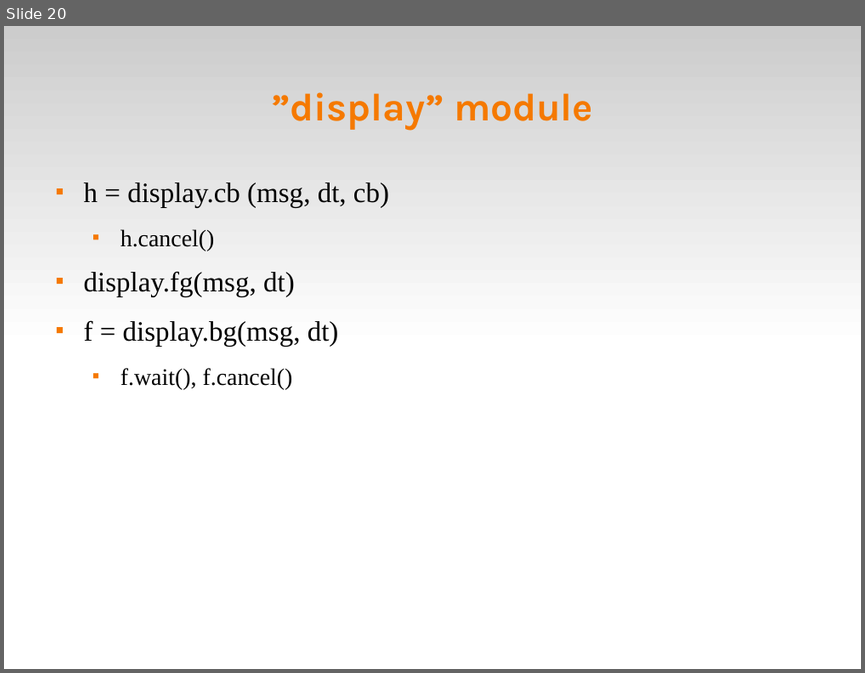
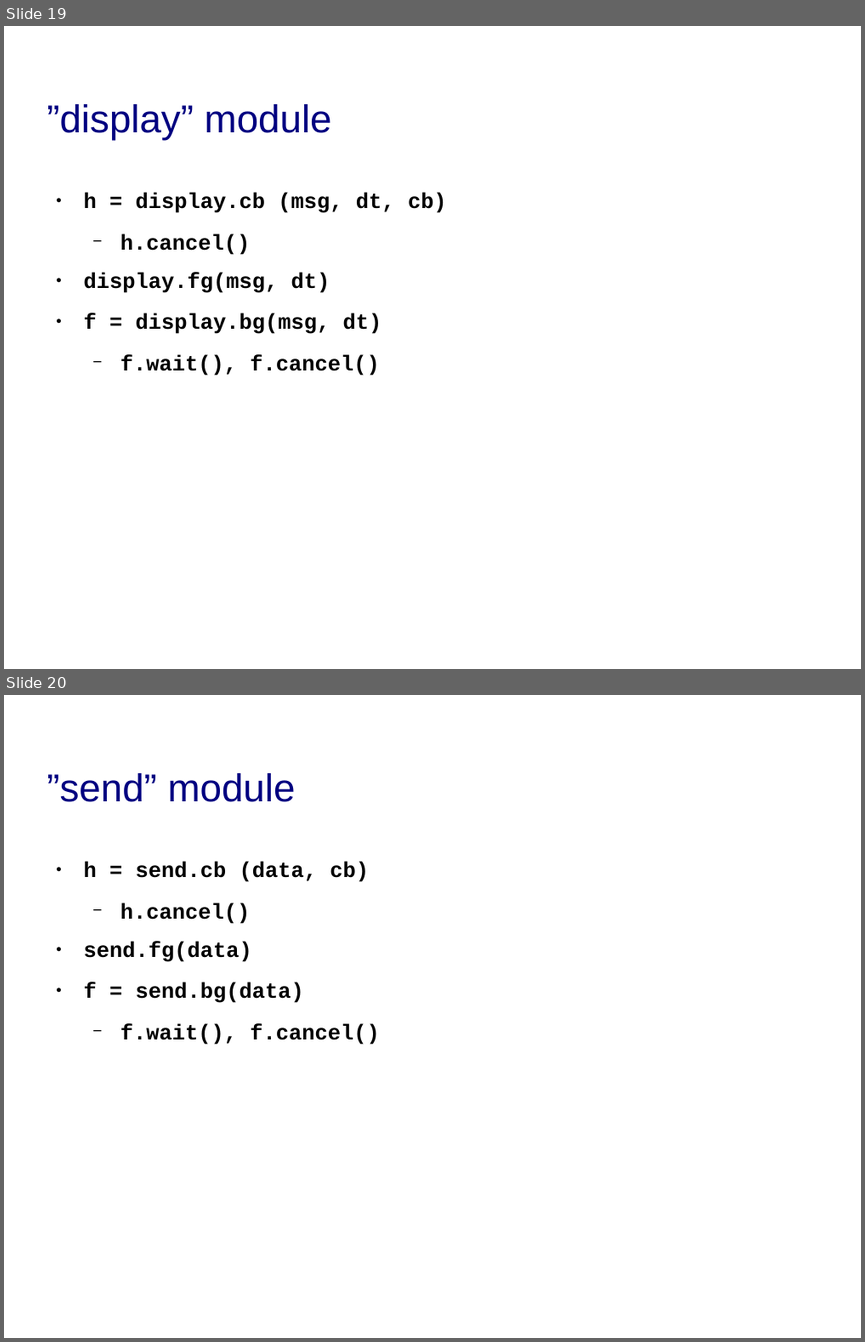
Before and after one commit to fsantanna/events, a slide deck: evt.odp. Shown one above the other, each under a label of ours: slide 20 before the commit, slides 19 and 20 after it. The pictures are 865x673 and 865x1342 pixels, drawn with LibreOffice and Linux fonts; fonts in the diff are those of the drawing; background and template pictures are left out. Boxes give left, top, right and bottom in pixels: in the first picture for what was removed or moved away, otherwise in the second. Text is boxed around its words. In the diff, an @@ line names an element or a change of style, - is before the commit and + after.

```diff
--- a/evt.odp
+++ b/evt.odp
@@ slide 20 added at <box>4,695,861,1338</box>, background #FFFFFF @@
@@ title added at <box>46,773,296,802</box>, 36 pt, text #000080 @@
+”send” module
@@ text added at <box>84,862,380,1044</box>, 20 pt, text #000000, bold @@
+● h = send.cb (data, cb)
+  − h.cancel()
+● send.fg(data)
+● f = send.bg(data)
+  − f.wait(), f.cancel()
@@ what was slide 20 is now slide 19 @@
@@ slide 19 changed as well @@
@@ rectangle removed at <box>4,26,861,347</box> @@
@@ title "”display” module": place and size @@
-title "”display” module" at <box>272,92,593,130</box>
+title "”display” module" at <box>46,104,332,141</box>
@@ title "”display” module" at <box>46,104,332,141</box>: font Karla to Arial, text colour #F57900 to #000080, bold off; alignment centre to left @@
@@ text "h = display.cb (msg, dt, ..." at <box>84,193,447,375</box>: size 26 to 20 pt in "h = display.cb (msg, dt, cb)", "display.fg(msg, dt)", "f = display.bg(msg, dt)"; font Times New Roman to Courier New, bold on; size 22 to 20 pt in "h.cancel()", "f.wait(), f.cancel()"; bullet ■ to ●; bullet colour #F57900 to #000000; bullet ■ to − @@
```
Also in this commit, not shown: 21 other slides changed, 2 other slides added.
